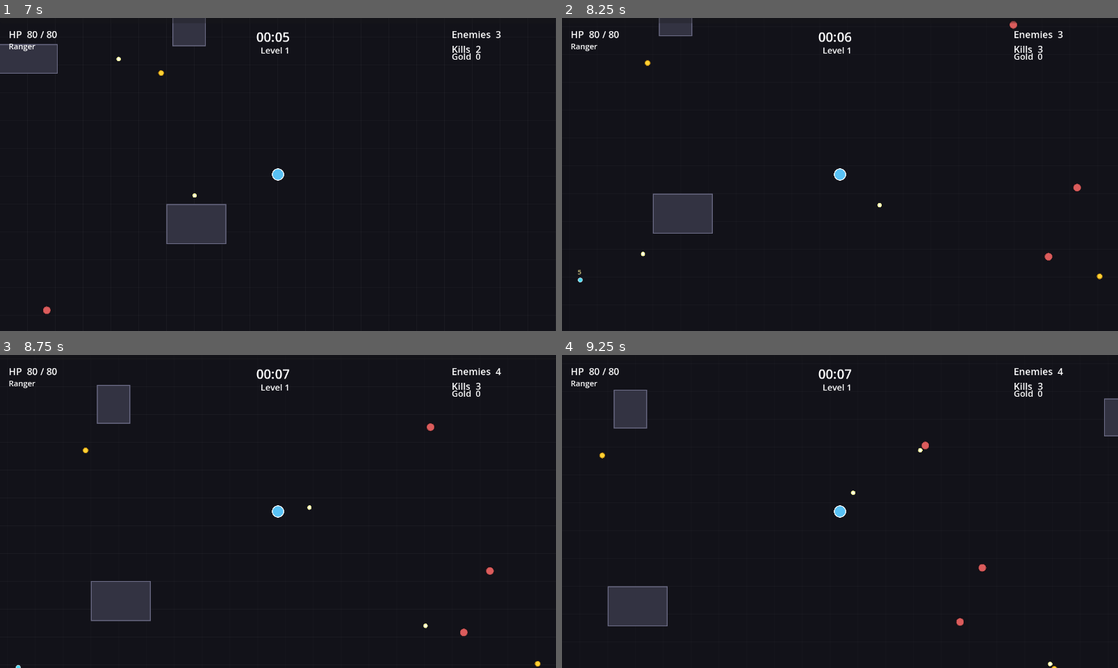
Above: before the commit, frames 1-4 (two rows, left to right).
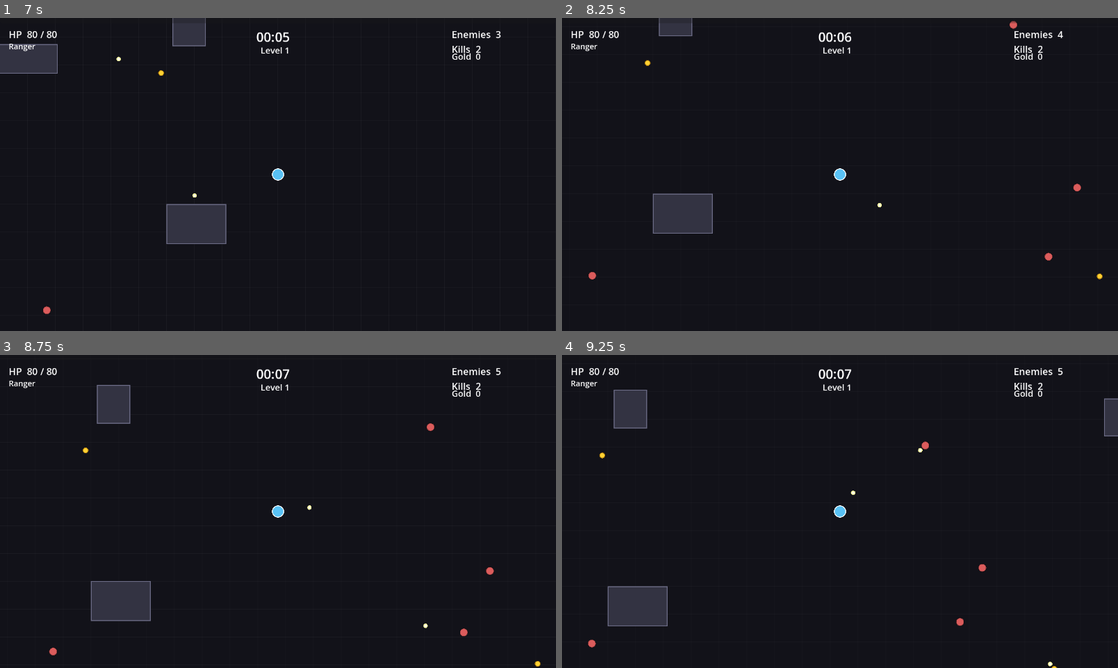
Above: after the commit, the same moments.

Repository: veighnsche/survivors-prototype
Game: Godot game, scene res://main_menu.tscn
The game is run twice, just before and just after one commit, with the same random seed, the same clock (stepped at 60 frames per second) and the same inputs.
Inputs:
- Up to frame 1 (7 s): click "Start Run" at 0.5 s; click "1. Ranger Ranged auto-shots. …" at 1.25 s; tap Enter at 2 s; hold D 2.03-2.78 s; tap 1 at 2.1, 6.6 s; hold S 2.78-3.53 s; tap 2 at 2.85 s; hold D 3.53-4.28 s; tap 3 at 3.6 s; hold W 4.28-5.03 s; tap Q at 4.35 s; hold A 5.03-6.53 s; tap E at 5.1 s; tap R at 5.85 s; hold S from 6.53 s (still down)
- Up to frame 2 (8.25 s): release S at 7.28 s; hold D 7.28-8.03 s; tap 2 at 7.35 s; hold W from 8.03 s (still down); tap 3 at 8.1 s
- Up to frame 3 (8.75 s): keep holding W
- Up to frame 4 (9.25 s): release W at 8.78 s; hold D from 8.78 s (still down); tap Q at 8.85 s

Frame 1 is identical in both runs. In frame 2, less than 0.1% of the frame differs, in the area x 2-91%, y 4-85%; in frame 3, less than 0.1%; in frame 4, less than 0.1%.

Commit message:
Projectiles are blocked by buildings
Add the obstacle layer (16) to projectile collision mask and despawn on
body_entered, so ranged shots stop at walls instead of passing through.

Co-Authored-By: Claude Opus 4.8 <noreply@anthropic.com>

Diff:
--- a/scripts/projectile.gd
+++ b/scripts/projectile.gd
@@ -15,7 +15,7 @@
 func _ready() -> void:
 	z_index = 8
 	collision_layer = 8
-	collision_mask = 2
+	collision_mask = 2 | 16  # enemy hitboxes (2) + buildings (16)
 	monitoring = true
 	var cs := CollisionShape2D.new()
 	var shape := CircleShape2D.new()
@@ -23,6 +23,7 @@
 	cs.shape = shape
 	add_child(cs)
 	area_entered.connect(_on_area_entered)
+	body_entered.connect(_on_body_entered)
 	queue_redraw()
 
 
@@ -48,6 +49,11 @@
 		queue_free()
 
 
+func _on_body_entered(_body: Node) -> void:
+	# Blocked by a building — despawn regardless of pierce budget.
+	queue_free()
+
+
 func _draw() -> void:
 	draw_circle(Vector2.ZERO, radius, Color(1.0, 1.0, 0.65))
 	draw_circle(Vector2.ZERO, radius * 0.5, Color.WHITE)
